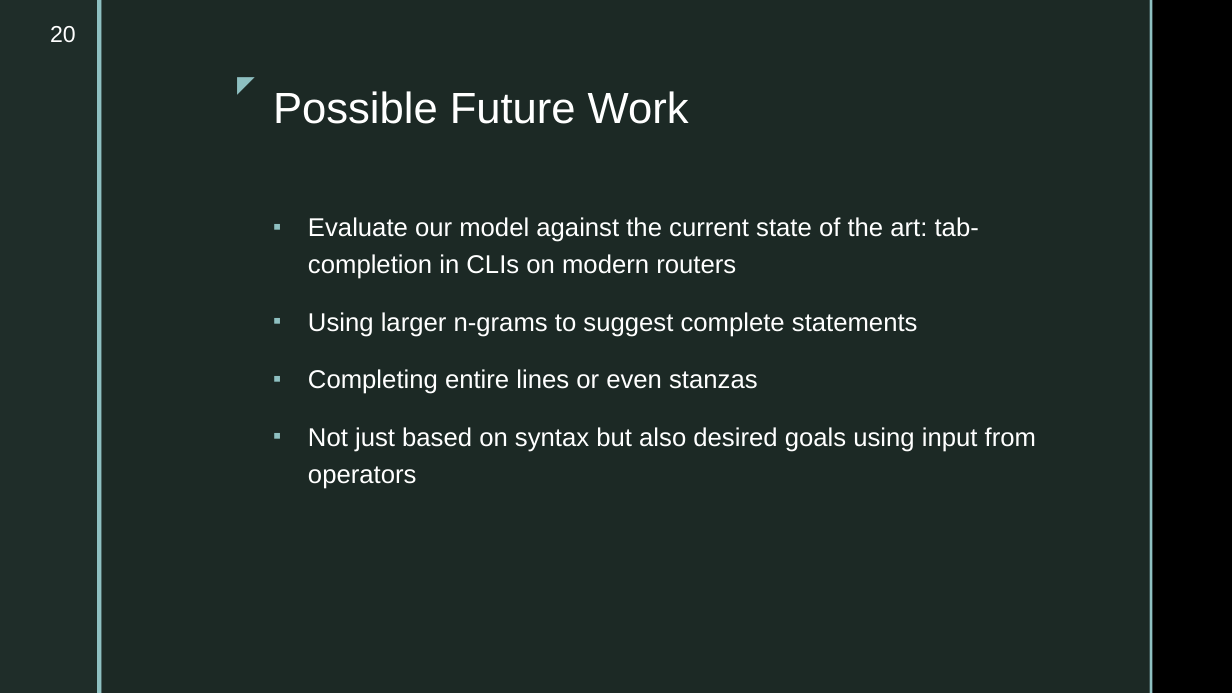
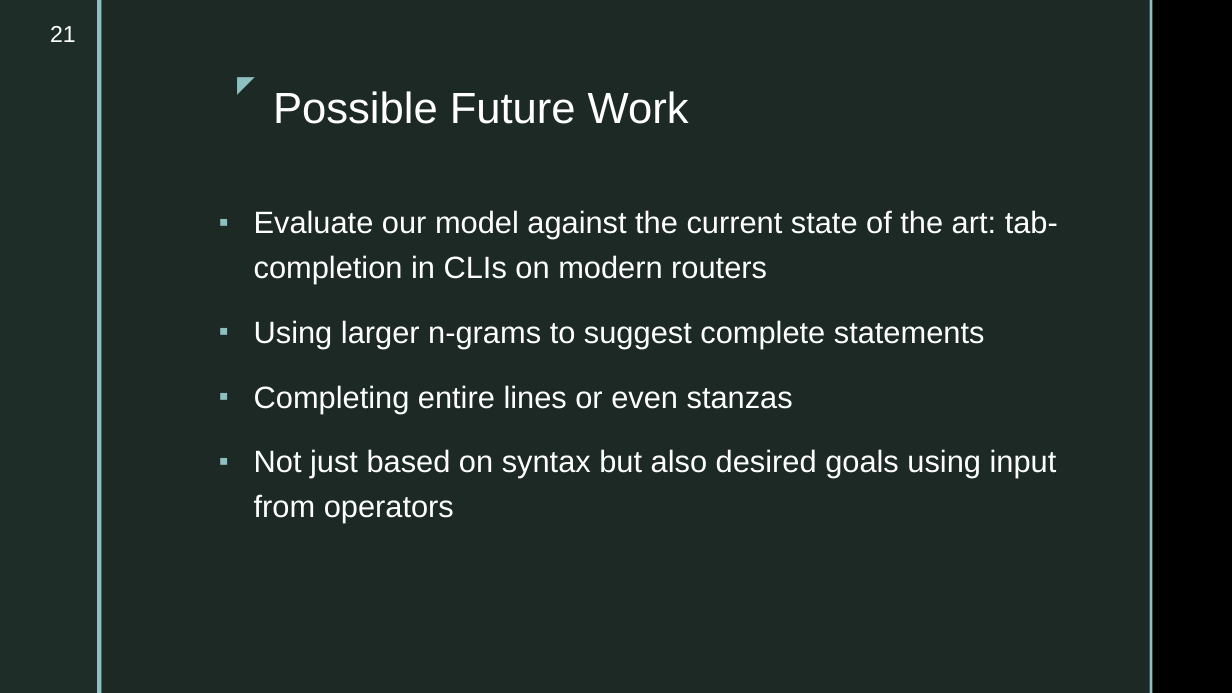
Before and after one commit to ahsanMah/config-completion, a slide deck: slide 21 of Final Presentation.pptx (slide 20 before the commit). Drawn at 1232x693 pixels with LibreOffice and Linux fonts; fonts in the diff are those of the drawing; background and template pictures are left out. Boxes give left, top, right and bottom in pixels: in the first picture for what was removed or moved away, otherwise in the second. Text is boxed around its words. In the diff, an @@ line names an element or a change of style, - is before the commit and + after.

```diff
--- a/Final Presentation.pptx
+++ b/Final Presentation.pptx
@@ page number at <box>50,26,76,42</box>: text changed @@
-20
+21
@@ text "Evaluate our model against the ...": place and size @@
-text "Evaluate our model against the ..." at <box>308,217,1036,489</box>
+text "Evaluate our model against the ..." at <box>254,210,1058,522</box>
@@ text "Evaluate our model against the ..." at <box>254,210,1058,522</box>: size 20 to 24 pt @@
```
Also in this commit, not shown: 8 other slides changed, 4 slides added, 3 slides removed, 1 other file.
